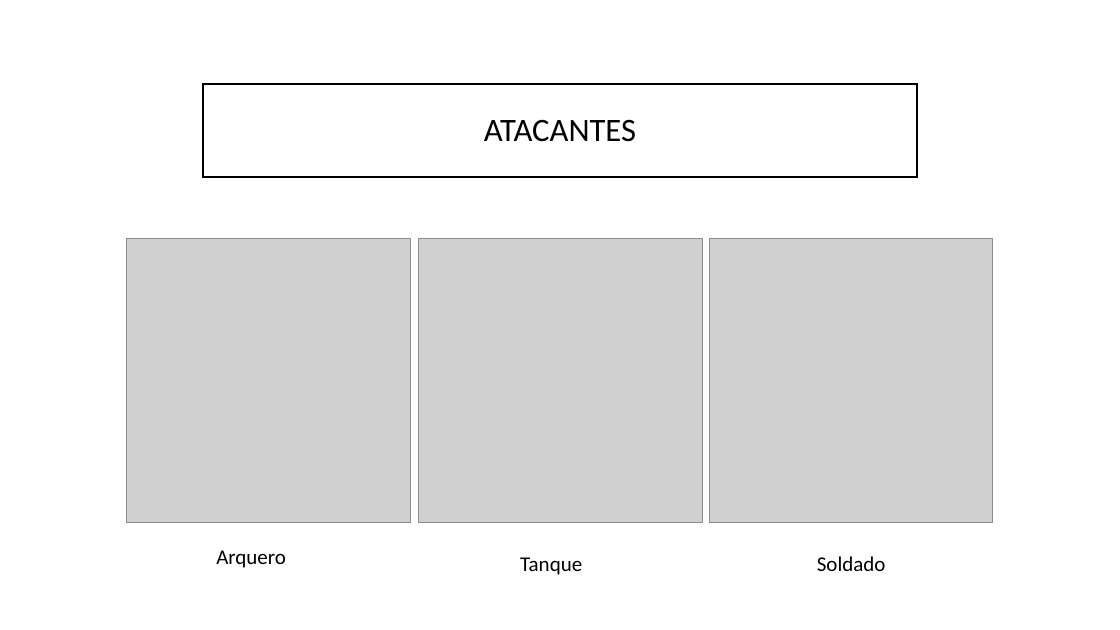
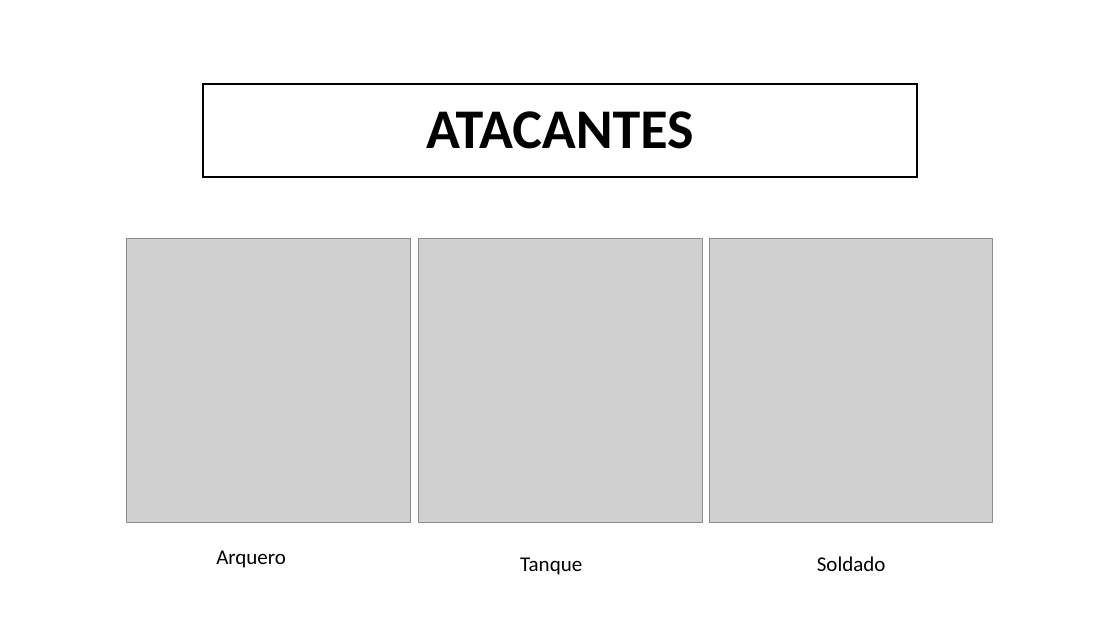
Before and after one commit to danielgsel/shiny-tribble, a slide deck: slide 7 of PresentacionH1/TRIBES.pptx. Drawn at 1120x630 pixels with LibreOffice and Linux fonts; fonts in the diff are those of the drawing; grey boxes stand for pictures. Boxes give left, top, right and bottom in pixels: in the first picture for what was removed or moved away, otherwise in the second. Text is boxed around its words. In the diff, an @@ line names an element or a change of style, - is before the commit and + after.

Commit message:
Presentacion

```diff
--- a/PresentacionH1/TRIBES.pptx
+++ b/PresentacionH1/TRIBES.pptx
@@ title "ATACANTES" at (203,84,918,177): size 28 to 48 pt, bold on @@
```
Also in this commit, not shown: 5 slides added, 1 slide removed, 6 other files.
